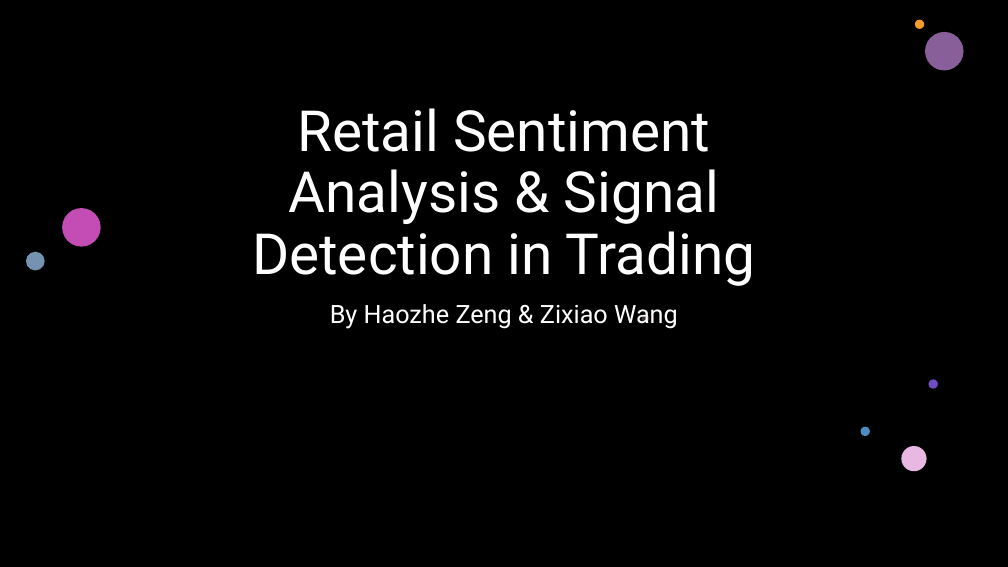
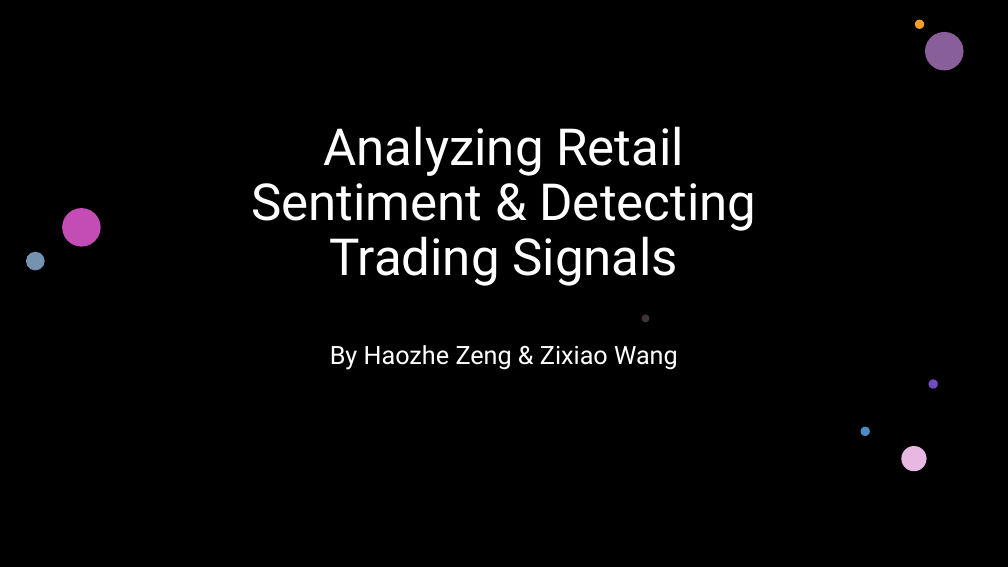
Before and after one commit to howie-zeng/Analyzing-Retail-Sentiment-and-Detecting-Trading-Signals, a slide deck: slide 1 of Presentation.pptx. Drawn at 1008x567 pixels with LibreOffice and Linux fonts; fonts in the diff are those of the drawing; background and template pictures are left out; a plain dark background stands for a picture behind light text. Boxes give left, top, right and bottom in pixels: in the first picture for what was removed or moved away, otherwise in the second. Text is boxed around its words. In the diff, an @@ line names an element or a change of style, - is before the commit and + after.

```diff
--- a/Presentation.pptx
+++ b/Presentation.pptx
@@ title at (251,126,756,286): text changed; size 54 to 48.6 pt @@
-Retail Sentiment Analysis & Signal Detection in Trading
+Analyzing Retail Sentiment & Detecting Trading Signals
@@ subtitle "By Haozhe Zeng & Zixiao ...": place and size @@
-subtitle "By Haozhe Zeng & Zixiao ..." at (330,304,678,329)
+subtitle "By Haozhe Zeng & Zixiao ..." at (330,345,678,370)
```
Also in this commit, not shown: 4 other slides changed, 1 slide removed.
